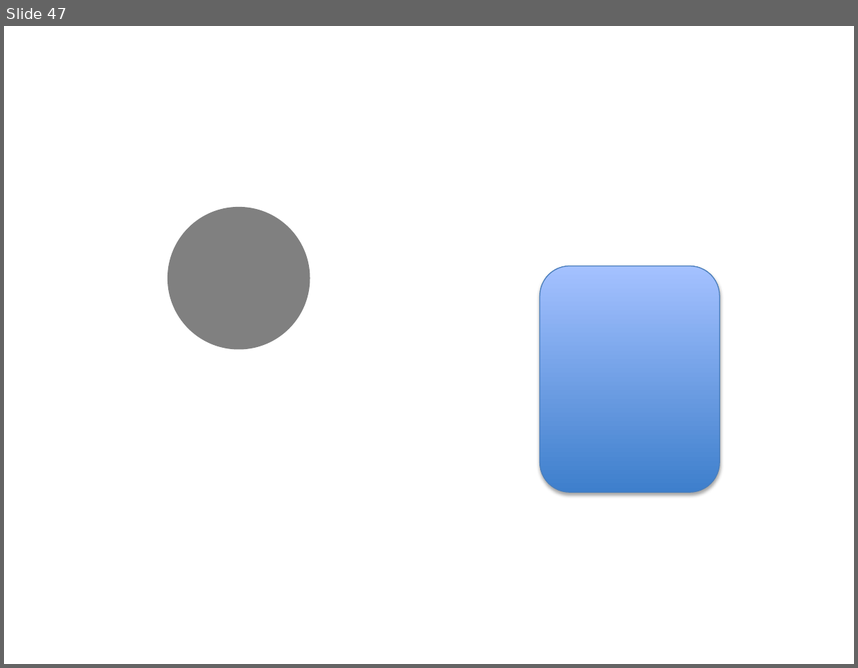
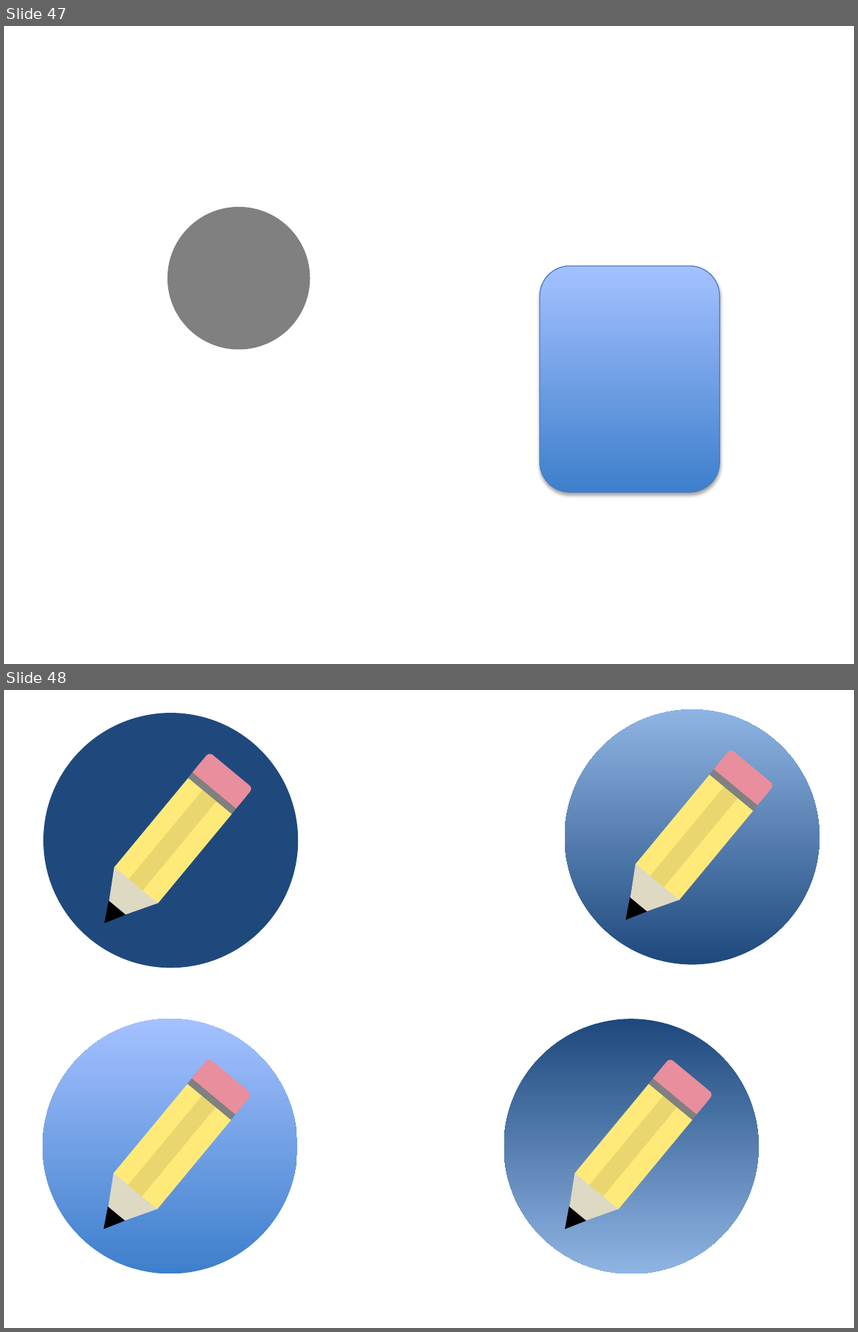
Before and after one commit to evanspa/GasJot-ios, a slide deck: drawings/drawings.pptx. Shown one above the other, each under a label of ours: slide 47 before the commit, slides 47 and 48 after it. The pictures are 858x668 and 858x1332 pixels, drawn with LibreOffice and Linux fonts; fonts in the diff are those of the drawing. Boxes give left, top, right and bottom in pixels: in the first picture for what was removed or moved away, otherwise in the second. Text is boxed around its words. In the diff, an @@ line names an element or a change of style, - is before the commit and + after.

```diff
--- a/drawings/drawings.pptx
+++ b/drawings/drawings.pptx
@@ slide 48 added at bbox=[4, 690, 854, 1328], background #FFFFFF @@
@@ ellipse added at bbox=[565, 709, 820, 965], fill gradient #1F497D to #8EB4E3 @@
@@ ellipse added at bbox=[43, 713, 298, 968], fill #1F497D @@
@@ group added at bbox=[84, 752, 253, 940]: 4 rectangles, 2 triangles, 1 rounded rectangle @@
@@ group added at bbox=[606, 749, 775, 936]: 4 rectangles, 2 triangles, 1 rounded rectangle @@
@@ ellipse added at bbox=[42, 1019, 297, 1274], fill gradient #3F80CE to #A4C4FF @@
@@ ellipse added at bbox=[504, 1019, 759, 1274], fill gradient #1F497D to #8EB4E3 @@
@@ group added at bbox=[83, 1057, 252, 1246]: 4 rectangles, 2 triangles, 1 rounded rectangle @@
@@ group added at bbox=[544, 1057, 714, 1246]: 4 rectangles, 2 triangles, 1 rounded rectangle @@
```
Also in this commit, not shown: 1 other slide added, 41 other files.
